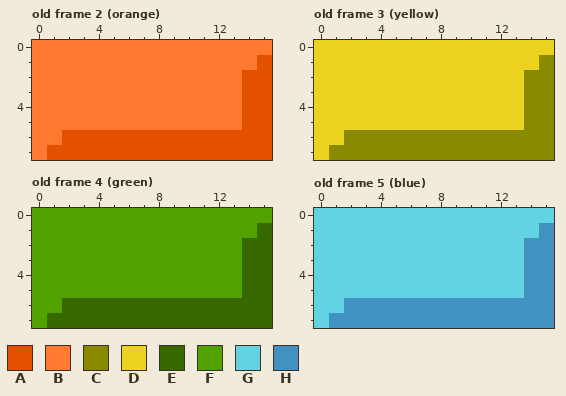
Pixel-art file: apps/breakout/assets/sprites/block.ase. Above: the version before the commit.
16x8 pixels, 6 frames. Shown: old frame 2 (orange), old frame 3 (yellow), old frame 4 (green), old frame 5 (blue). The commit also changed other frames, which this record leaves out.
Palette (. is transparent): A #e35100  B #ff7930  C #8a8a00  D #ebd320  E #386900  F #51a200  G #61d3e3  H #4192c3
Pixels before, old frame 2 (orange), first column x 0:
0 BBBBBBBBBBBBBBBB
1 BBBBBBBBBBBBBBBA
2 BBBBBBBBBBBBBBAA
3 BBBBBBBBBBBBBBAA
4 BBBBBBBBBBBBBBAA
5 BBBBBBBBBBBBBBAA
6 BBAAAAAAAAAAAAAA
7 BAAAAAAAAAAAAAAA
Pixels before, old frame 3 (yellow), first column x 0:
0 DDDDDDDDDDDDDDDD
1 DDDDDDDDDDDDDDDC
2 DDDDDDDDDDDDDDCC
3 DDDDDDDDDDDDDDCC
4 DDDDDDDDDDDDDDCC
5 DDDDDDDDDDDDDDCC
6 DDCCCCCCCCCCCCCC
7 DCCCCCCCCCCCCCCC
Pixels before, old frame 4 (green), first column x 0:
0 FFFFFFFFFFFFFFFF
1 FFFFFFFFFFFFFFFE
2 FFFFFFFFFFFFFFEE
3 FFFFFFFFFFFFFFEE
4 FFFFFFFFFFFFFFEE
5 FFFFFFFFFFFFFFEE
6 FFEEEEEEEEEEEEEE
7 FEEEEEEEEEEEEEEE
Pixels before, old frame 5 (blue), first column x 0:
0 GGGGGGGGGGGGGGGG
1 GGGGGGGGGGGGGGGH
2 GGGGGGGGGGGGGGHH
3 GGGGGGGGGGGGGGHH
4 GGGGGGGGGGGGGGHH
5 GGGGGGGGGGGGGGHH
6 GGHHHHHHHHHHHHHH
7 GHHHHHHHHHHHHHHH
The result:
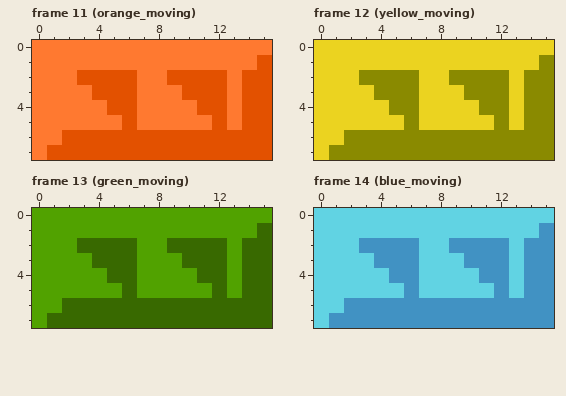
A new or re-ordered frame is compared with the old frame closest to it.
Difference:
frames 6 -> 15
Frame 11 (orange_moving) is new; against old frame 2 (orange):
Colour B gives way to colour A in row 2 at x 3 to 6 and 9 to 12; in row 3 at x 4 to 6 and 10 to 12; in row 4 at x 5 to 6 and 11 to 12; in row 5 at x 6 and 12.
Frame 12 (yellow_moving) is new; against old frame 3 (yellow):
Colour D gives way to colour C in row 2 at x 3 to 6 and 9 to 12; in row 3 at x 4 to 6 and 10 to 12; in row 4 at x 5 to 6 and 11 to 12; in row 5 at x 6 and 12.
Frame 13 (green_moving) is new; against old frame 4 (green):
Colour F gives way to colour E in row 2 at x 3 to 6 and 9 to 12; in row 3 at x 4 to 6 and 10 to 12; in row 4 at x 5 to 6 and 11 to 12; in row 5 at x 6 and 12.
Frame 14 (blue_moving) is new; against old frame 5 (blue):
Colour G gives way to colour H in row 2 at x 3 to 6 and 9 to 12; in row 3 at x 4 to 6 and 10 to 12; in row 4 at x 5 to 6 and 11 to 12; in row 5 at x 6 and 12.
Boxes around the changes in both pictures, in picture pixels (x1, y1, x2, y2):
changed: (77, 70, 227, 130)
changed: (359, 70, 509, 130)
changed: (77, 238, 227, 298)
changed: (359, 238, 509, 298)
